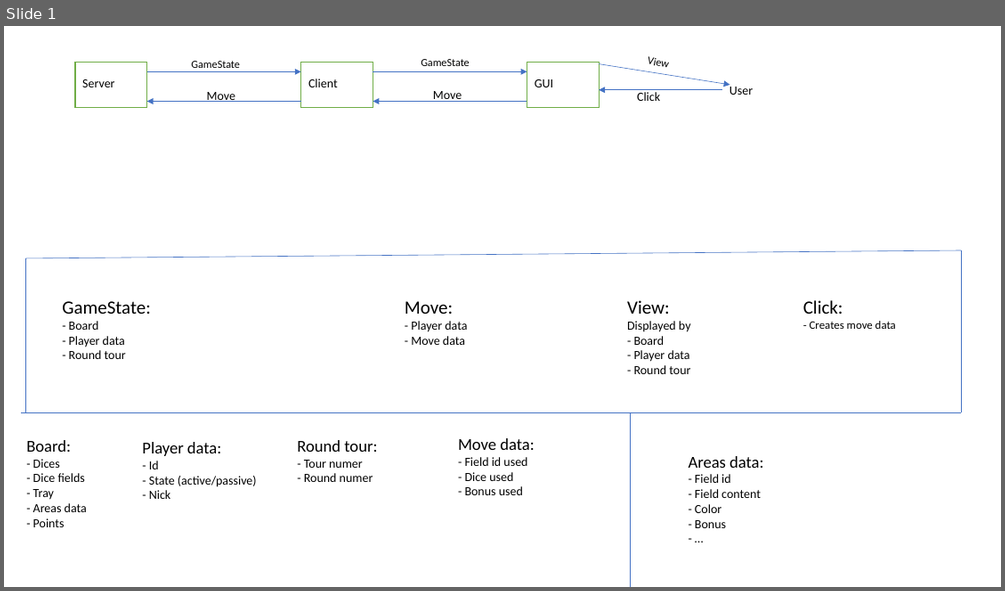
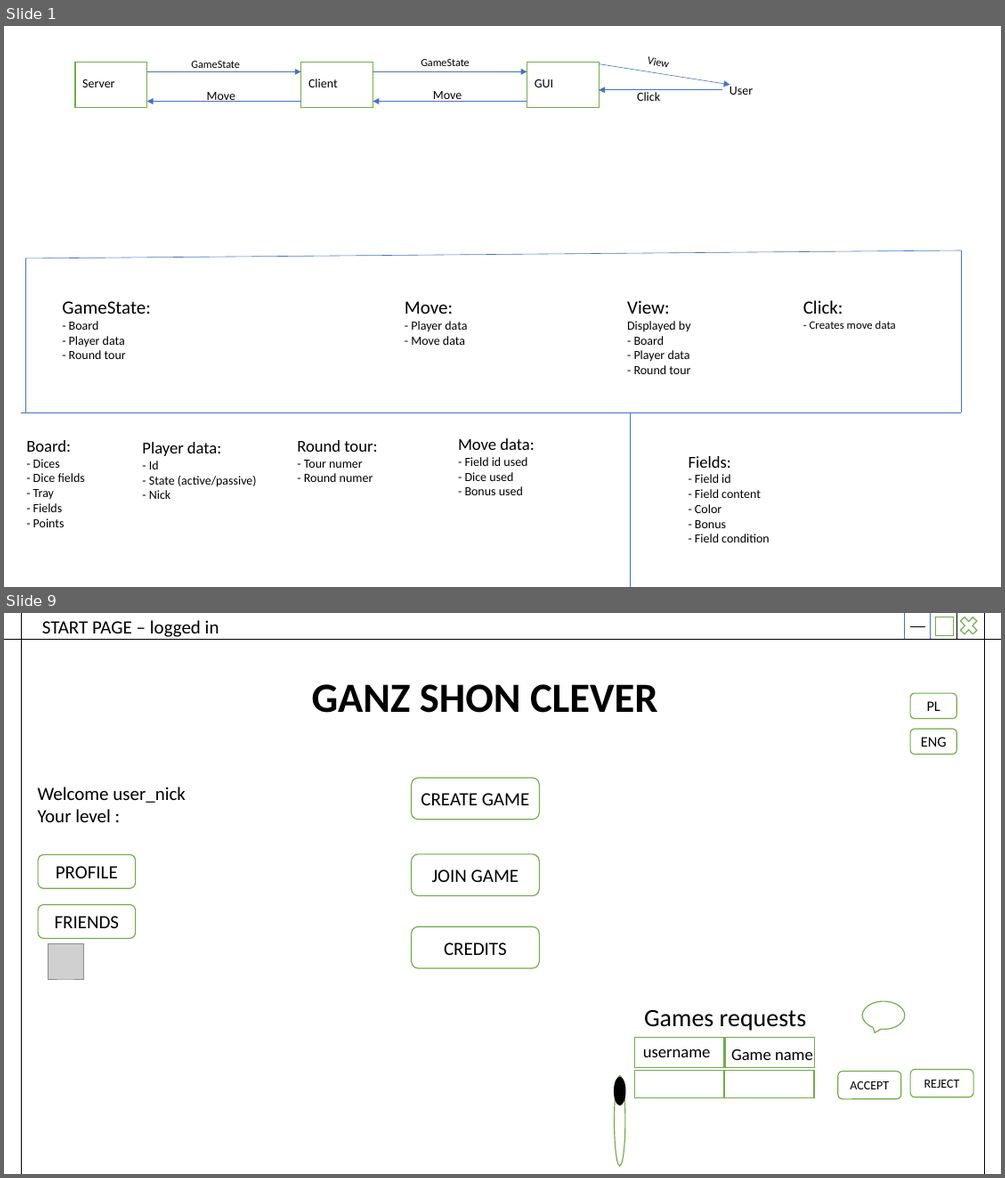
Before and after one commit to szymiar/Ganz-shon-clever, a slide deck: GanzShonClever_plan.pptx. Shown one above the other, each under a label of ours: slide 1 before the commit, slides 1 and 9 after it; the slides between them are not shown. The pictures are 1005x591 and 1005x1178 pixels, drawn with LibreOffice and Linux fonts; fonts in the diff are those of the drawing; grey boxes stand for pictures. Boxes give left, top, right and bottom in pixels: in the first picture for what was removed or moved away, otherwise in the second. Text is boxed around its words. In the diff, an @@ line names an element or a change of style, - is before the commit and + after.

```diff
--- a/GanzShonClever_plan.pptx
+++ b/GanzShonClever_plan.pptx
@@ slide 9 added at bbox=[4, 613, 1001, 1174], background #FFFFFF @@
@@ line added from (4, 639) to (1001, 639), #000000 0.5 pt @@
@@ line added from (21, 613) to (21, 1174), #000000 0.5 pt @@
@@ title added at bbox=[42, 620, 219, 637], 18 pt, text #000000 @@
+START PAGE – logged in
@@ line added from (905, 639) to (905, 613), #4472C4 0.5 pt @@
@@ line added from (910, 626) to (926, 626), #000000 0.5 pt @@
@@ line added from (930, 639) to (930, 613), #4472C4 0.5 pt @@
@@ rectangle added at bbox=[935, 617, 953, 635], fill #FFFFFF, outline #70AD47 1 pt @@
@@ cross added at bbox=[956, 613, 980, 639], fill #FFFFFF, outline #70AD47 1 pt @@
@@ line added from (956, 639) to (956, 613), #000000 0.5 pt @@
@@ line added from (985, 613) to (985, 1174), #000000 0.5 pt @@
@@ text added at bbox=[312, 684, 658, 713], 40 pt, text #000000, bold @@
+GANZ SHON CLEVER
@@ rounded rectangle added at bbox=[910, 693, 956, 718], fill #FFFFFF, outline #70AD47 1 pt, 14 pt, text #000000 @@
+PL
@@ rounded rectangle added at bbox=[910, 729, 956, 755], fill #FFFFFF, outline #70AD47 1 pt, 14 pt, text #000000 @@
+ENG
@@ text added at bbox=[38, 787, 186, 822], 18 pt, text #000000 @@
+Welcome user_nick
+Your level :
@@ rounded rectangle added at bbox=[412, 778, 540, 819], fill #FFFFFF, outline #70AD47 1 pt, 18 pt, text #000000 @@
+CREATE GAME
@@ rounded rectangle added at bbox=[38, 854, 135, 888], fill #FFFFFF, outline #70AD47 1 pt, 18 pt, text #000000 @@
+PROFILE
@@ rounded rectangle added at bbox=[412, 854, 540, 896], fill #FFFFFF, outline #70AD47 1 pt, 18 pt, text #000000 @@
+JOIN GAME
@@ rounded rectangle added at bbox=[38, 905, 135, 938], fill #FFFFFF, outline #70AD47 1 pt, 18 pt, text #000000 @@
+FRIENDS
@@ rounded rectangle added at bbox=[412, 926, 540, 968], fill #FFFFFF, outline #70AD47 1 pt, 18 pt, text #000000 @@
+CREDITS
@@ picture added at bbox=[48, 943, 83, 979] @@
@@ text added at bbox=[644, 1010, 807, 1030], 24 pt, text #000000 @@
+Games requests
@@ speech bubble added at bbox=[863, 1001, 905, 1029], fill #FFFFFF, outline #70AD47 1 pt @@
@@ rectangle added at bbox=[634, 1037, 724, 1067], fill #FFFFFF, outline #70AD47 1 pt @@
@@ rectangle added at bbox=[725, 1037, 815, 1067], fill #FFFFFF, outline #70AD47 1 pt @@
@@ text added at bbox=[643, 1049, 711, 1057], 16 pt, text #000000 @@
+username
@@ text added at bbox=[731, 1049, 813, 1060], 16 pt, text #000000 @@
+Game name
@@ ellipse added at bbox=[615, 1075, 625, 1166], fill #FFFFFF, outline #70AD47 1 pt @@
@@ ellipse added at bbox=[615, 1078, 625, 1105], fill #000000, outline #000000 1 pt @@
@@ rectangle added at bbox=[634, 1070, 724, 1097], fill #FFFFFF, outline #70AD47 1 pt @@
@@ rectangle added at bbox=[724, 1070, 814, 1098], fill #FFFFFF, outline #70AD47 1 pt @@
@@ rounded rectangle added at bbox=[838, 1071, 900, 1099], fill #FFFFFF, outline #70AD47 1 pt, 12 pt, text #000000 @@
+ACCEPT
@@ rounded rectangle added at bbox=[910, 1070, 973, 1097], fill #FFFFFF, outline #70AD47 1 pt, 12 pt, text #000000 @@
+REJECT
@@ slide 1 changed as well @@
@@ text at bbox=[33, 459, 85, 527]: text changed @@
-Board:
-- Dices
-- Dice fields
-- Tray
-- Areas data
-- Points
+Board:
+- Dices
+- Dice fields
+- Tray
+- Fields
+- Points
@@ text at bbox=[688, 456, 769, 542]: text changed @@
-Areas data:
-- Field id
-- Field content
-- Color
-- Bonus
-- …
+Fields:
+- Field id
+- Field content
+- Color
+- Bonus
+- Field condition
```
Also in this commit, not shown: 13 other slides added.
